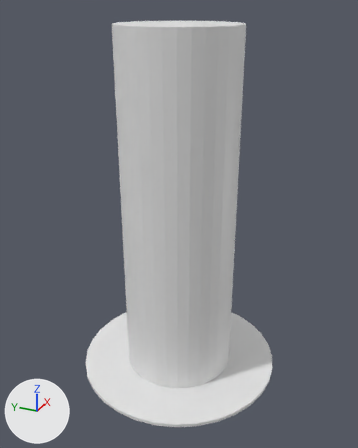
The glTF model Asset/Models/Tower/Tower.gltf: old version first, new version second.
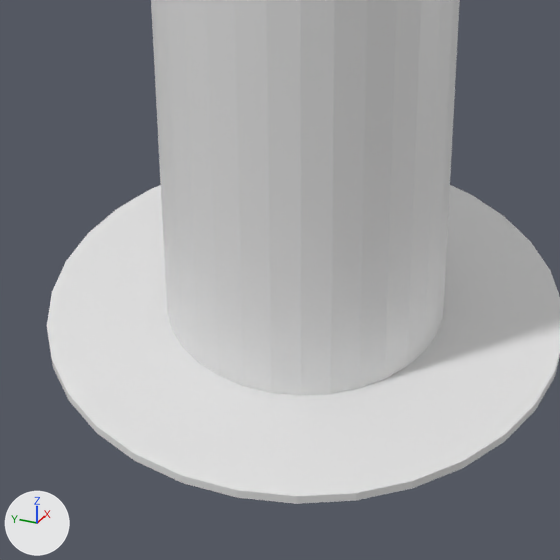
Each version is shown whole from a 50 mm lens placed at (-241.5, -108.6, 215.5), pointed at (-2.3, -1.0, 95.9), then close up on the part from 19% to 76% of the width and 55% to 100% of the height. Every picture has the same lights, and +X, +Y and +Z are marked at lower left. Where no turn or scale is listed for an object, it has been applied to the vertices.

Names of what the first close-up shows: '円柱', '円柱.001'.
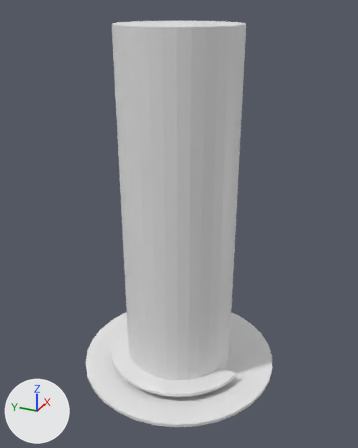
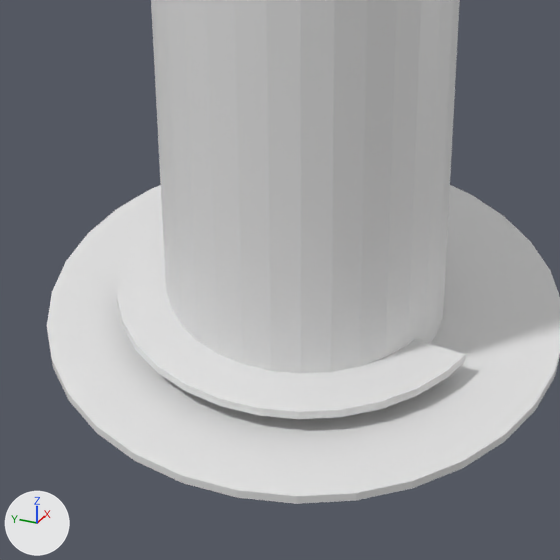
Location of each change, (x1, y1, x2, y2) in pixels of the close-ups (560 x 560 px):
'円柱.002', added
    after: (117, 254, 466, 419)

Edits to the bpy script that builds the scene:
```text
Add me_円柱_002:
    me_円柱_002.from_pydata(...)  # 60 vertices, 116 faces; spans x -44.6..-10.3, y -43.3..43.3, z -1.0..1.0
Add ob_円柱_002:
    ob_円柱_002 = bpy.data.objects.new('円柱.002', me_円柱_002)
    ob_円柱_002.location = (0.0, 0.0, 6.2)
```
